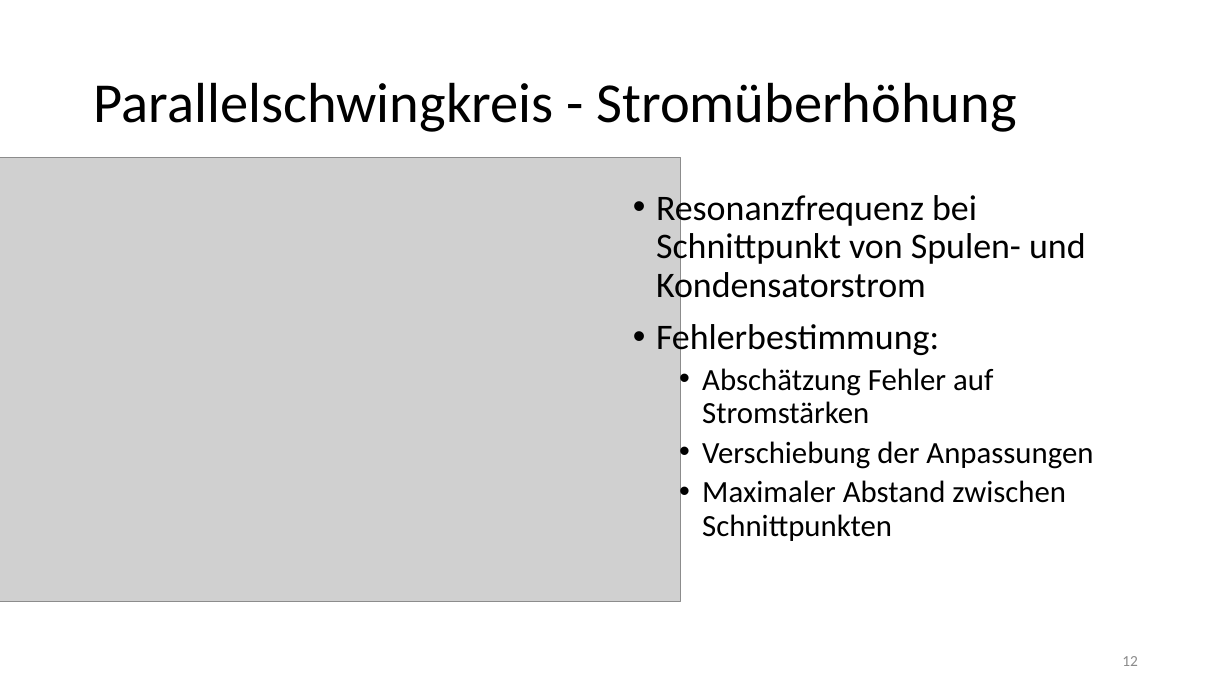
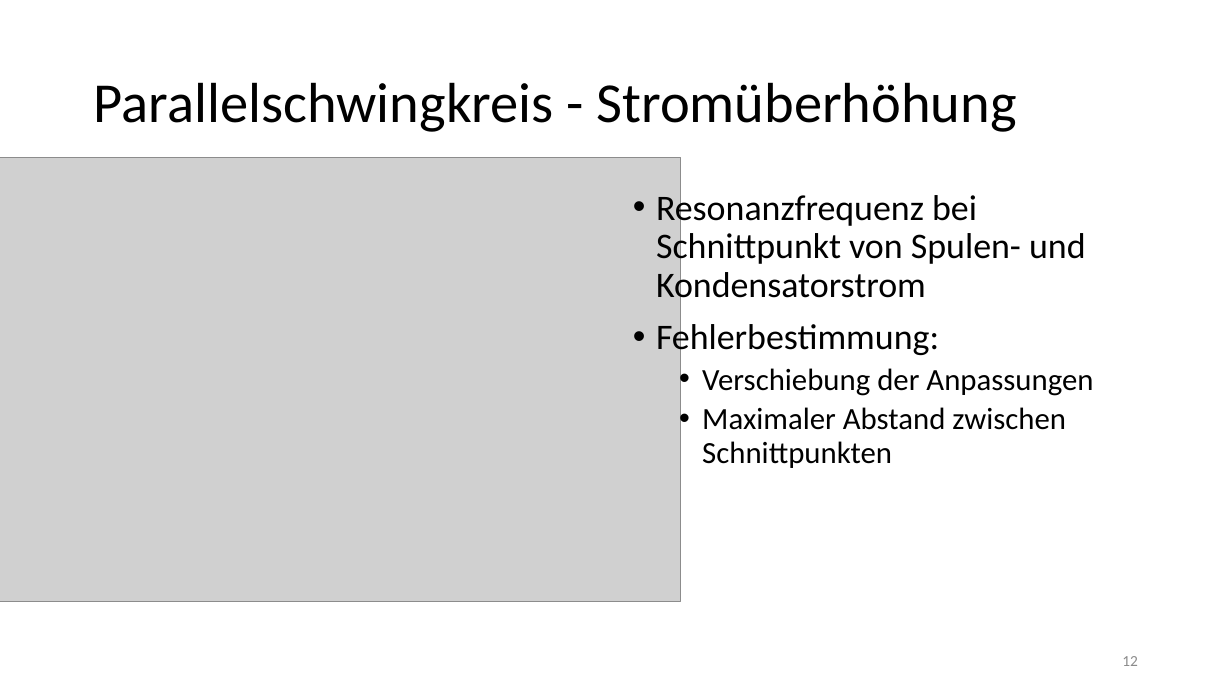
Before and after one commit to thewhitecat/grundpraktikum1, a slide deck: slide 12 of grundpraktikum2/E-Lehre/E-Lehre.pptx. Drawn at 1232x693 pixels with LibreOffice and Linux fonts; fonts in the diff are those of the drawing; grey boxes stand for pictures. Boxes give left, top, right and bottom in pixels: in the first picture for what was removed or moved away, otherwise in the second. Text is boxed around its words. In the diff, an @@ line names an element or a change of style, - is before the commit and + after.

```diff
--- a/grundpraktikum2/E-Lehre/E-Lehre.pptx
+++ b/grundpraktikum2/E-Lehre/E-Lehre.pptx
@@ text at [702, 368, 993, 424]: paragraph removed @@
-  • Abschätzung Fehler auf Stromstärken
```
Also in this commit, not shown: 3 other slides changed, 1 slide added, 2 slides removed.
